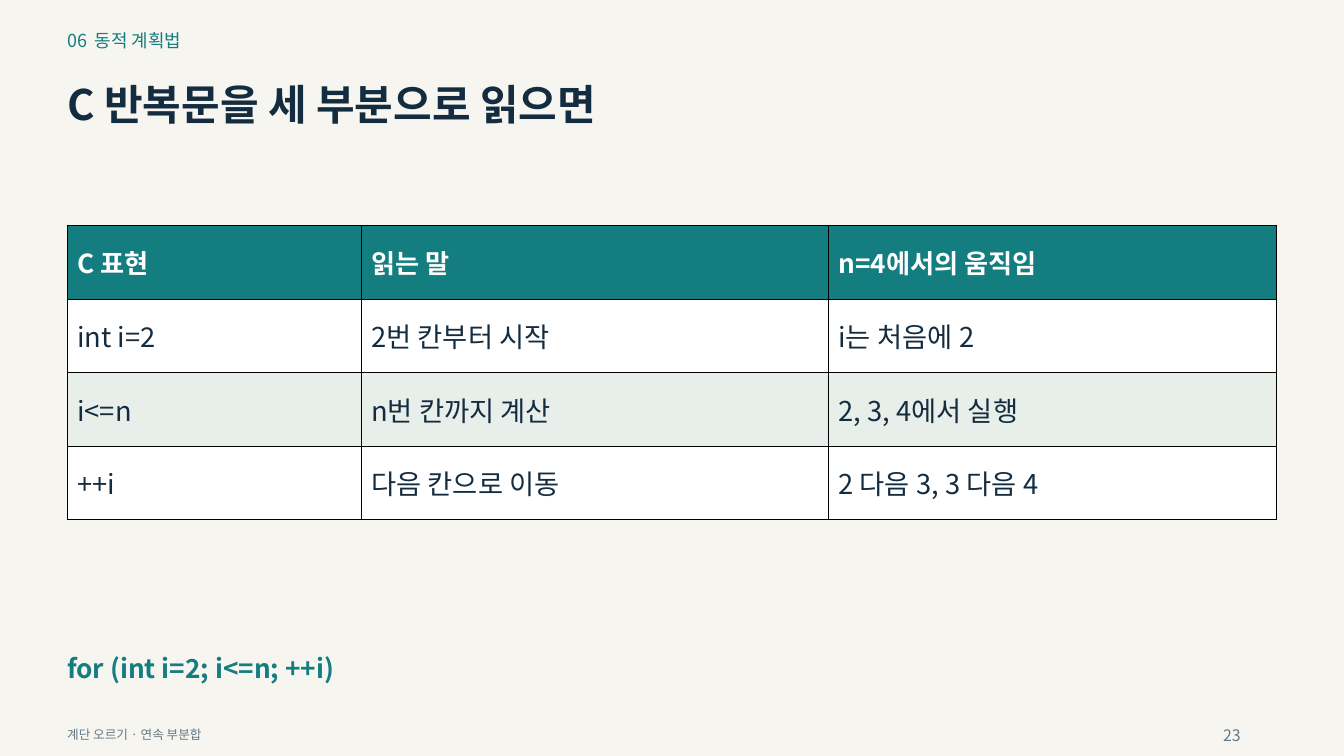
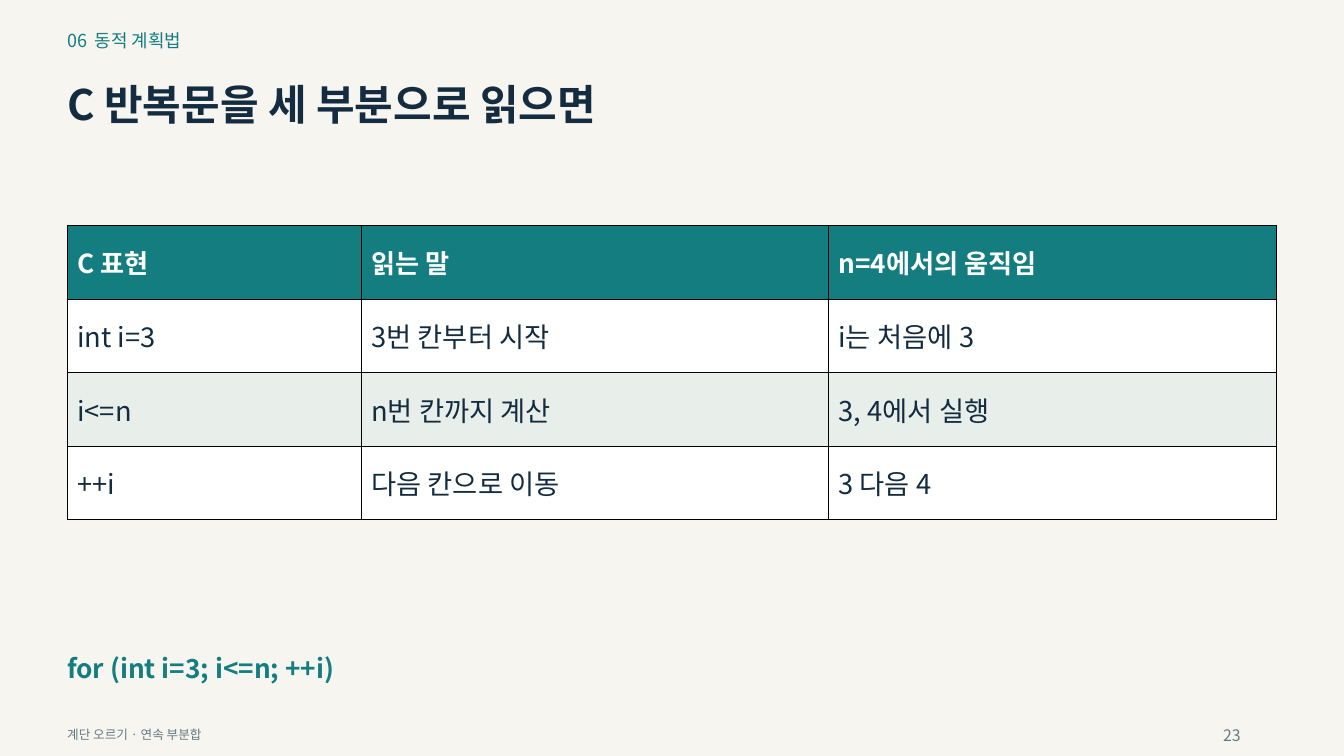
Before and after one commit to Sangdon-Park/Sangdon-Park.github.io, a slide deck: slide 23 of data/알고리즘/6장_동적_계획법.pptx. Drawn at 1344x756 pixels with LibreOffice and Linux fonts; fonts in the diff are those of the drawing. Boxes give left, top, right and bottom in pixels: in the first picture for what was removed or moved away, otherwise in the second. Text is boxed around its words. In the diff, an @@ line names an element or a change of style, - is before the commit and + after.

```diff
--- a/data/알고리즘/6장_동적_계획법.pptx
+++ b/data/알고리즘/6장_동적_계획법.pptx
@@ table at box(68, 226, 1278, 520) @@
-row 2: int i=2 | 2번 칸부터 시작 | i는 처음에 2
+row 2: int i=3 | 3번 칸부터 시작 | i는 처음에 3
-row 3, column 3: 2, 3, 4에서 실행
+row 3, column 3: 3, 4에서 실행
-row 4, column 3: 2 다음 3, 3 다음 4
+row 4, column 3: 3 다음 4
@@ text at box(67, 656, 334, 684): text changed @@
-for (int i=2; i<=n; ++i)
+for (int i=3; i<=n; ++i)
```
Also in this commit, not shown: 24 other slides changed, 19 other files.
